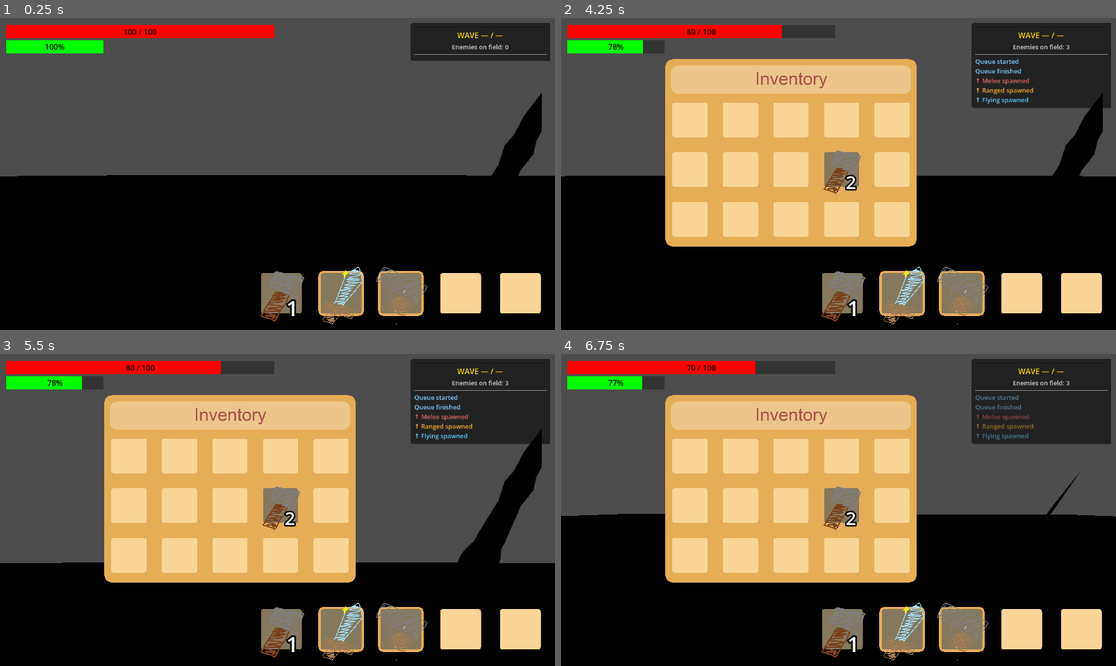
Above: before the commit, frames 1-4 (two rows, left to right).
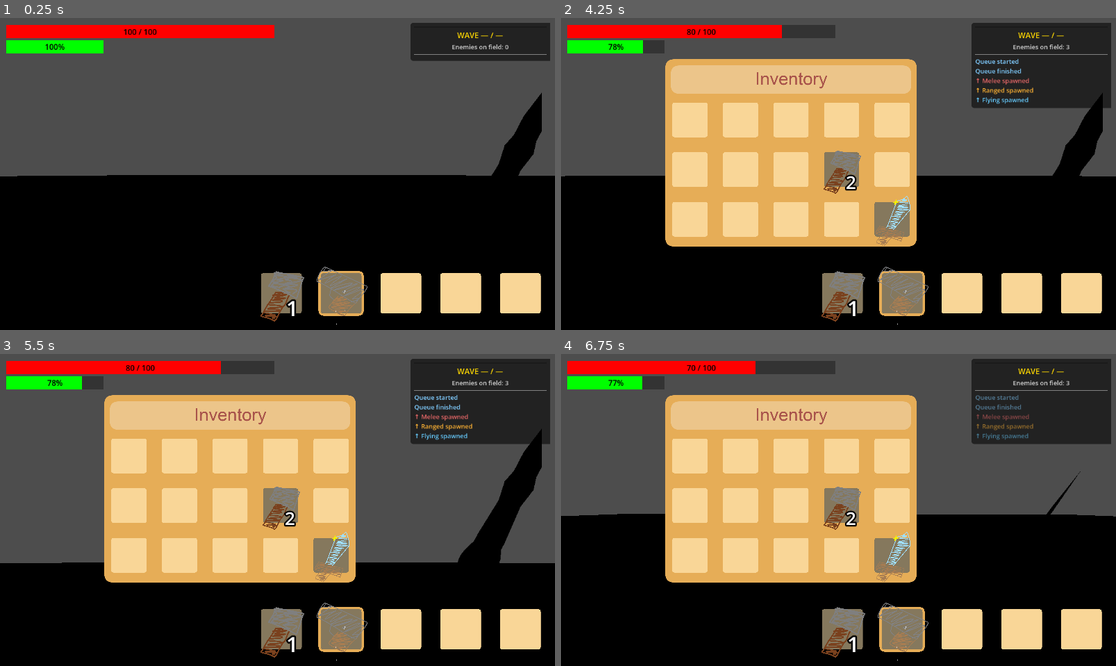
Above: after the commit, the same moments.

Repository: Duckayy/airborne
Game: Godot game, scene res://Enemy Test Spawning Arena/EnemySpawnTestArena.tscn
Same seed, same stepped clock (60 frames per second), same inputs: the game is played once before the commit and once after it.
Inputs (mouse positions are in pixels of both pictures, inside the frame that each line leads up to):
- Up to frame 1 (0.25 s): no input
- Up to frame 2 (4.25 s): tap Enter at 0.5 s; move the mouse to (866, 174) at 0.52 s; hold W (Move Forward) from 0.53 s (still down); tap Ctrl (Crouch) at 0.6 s; click (866, 174) at 0.67 s; tap Space (Jump) at 0.77, 1.52, 3.02, 3.77 s; move the mouse to (810, 174) at 1.27 s; click (810, 174) at 1.35 s; move the mouse to (849, 167) at 2.02 s; hold Shift (Sprint) 2.03-2.78 s; move the mouse to (832, 180) at 2.77 s; tap V (ToggleCamera) at 2.85 s; click (832, 180) at 2.92 s; move the mouse to (877, 177) at 3.52 s; tap F at 3.6 s; tap E (InventoryScreen) at 4.15 s
- Up to frame 3 (5.5 s): move the mouse to (127, 456) at 4.27 s; release W (Move Forward) at 4.28 s; hold A (Move Left) 4.28-5.03 s; tap Ctrl (Crouch) at 4.35 s; click (127, 456) at 4.42 s; tap Space (Jump) at 4.52 s; move the mouse to (177, 456) at 5.02 s; hold S (Move Backward) from 5.03 s (still down); click (177, 456) at 5.1 s
- Up to frame 4 (6.75 s): move the mouse to (788, 456) at 5.77 s; release S (Move Backward) at 5.78 s; hold D (Move Right) 5.78-6.53 s; tap Shift (Sprint) at 5.85 s; click (788, 456) at 5.92 s; tap Space (Jump) at 6.02 s; move the mouse to (844, 456) at 6.52 s; hold W (Move Forward) from 6.53 s (still down); hold V (ToggleCamera) from 6.53 s (still down); click (844, 456) at 6.67 s

The runs differ from the first frame. In frame 1, 1.7% of the frame differs, in the area x 57-77%, y 79-99%; in frame 2, 2.4%, in the area x 56-77%, y 57-99%; in frame 3, 2.4%; in frame 4, 2.4%.

Commit message:
WeaponTesting
Created weapon testing scene

Diff:
--- a/airborne/Data/Inventory/InventoryData.json
+++ b/airborne/Data/Inventory/InventoryData.json
@@ -8,6 +8,13 @@
 	},
 	{
 		"item_category": "Item",
+		"item_name": "Sword",
+		"item_quantity": 1,
+		"slot_index": 14,
+		"stack_size": 1
+	},
+	{
+		"item_category": "Item",
 		"item_name": "Hammer",
 		"item_quantity": 1,
 		"slot_index": 15,
@@ -15,16 +22,9 @@
 	},
 	{
 		"item_category": "Item",
-		"item_name": "Sword",
+		"item_name": "Gun",
 		"item_quantity": 1,
 		"slot_index": 16,
 		"stack_size": 1
-	},
-	{
-		"item_category": "Item",
-		"item_name": "Gun",
-		"item_quantity": 1,
-		"slot_index": 17,
-		"stack_size": 1
 	}
 ]
--- /dev/null
+++ b/airborne/Models/Viewmodels/Weapons/Scenes/WeaponTesting.tscn
@@ -0,0 +1,27 @@
+[gd_scene format=3 uid="uid://cj6mrrxffwao3"]
+
+[ext_resource type="PackedScene" uid="uid://bngbegk1f5iue" path="res://Player/Player.tscn" id="1_vrqqo"]
+[ext_resource type="Script" uid="uid://4sk8qdawuu4v" path="res://Weapons/scripts/components/hitscan.gd" id="2_e68bl"]
+
+[sub_resource type="WorldBoundaryShape3D" id="WorldBoundaryShape3D_51ri8"]
+
+[sub_resource type="PlaneMesh" id="PlaneMesh_vrqqo"]
+
+[node name="WeaponTesting" type="Node3D" unique_id=654630317]
+
+[node name="StaticBody3D" type="StaticBody3D" parent="." unique_id=917321933 groups=["Enemy"]]
+transform = Transform3D(11.24, 0, 0, 0, 11.24, 0, 0, 0, 11.24, 0, -2.304862, 0)
+
+[node name="CollisionShape3D" type="CollisionShape3D" parent="StaticBody3D" unique_id=266951857]
+transform = Transform3D(0.08896797, 0, 0, 0, 0.08896797, 0, 0, 0, 0.08896797, 0, 0, 0)
+shape = SubResource("WorldBoundaryShape3D_51ri8")
+debug_color = Color(0, 0.6, 0.69803923, 1)
+
+[node name="MeshInstance3D" type="MeshInstance3D" parent="StaticBody3D" unique_id=1319380816]
+mesh = SubResource("PlaneMesh_vrqqo")
+
+[node name="PLAYER" parent="." unique_id=421517997 instance=ExtResource("1_vrqqo")]
+
+[node name="RayCast3D" type="RayCast3D" parent="PLAYER" unique_id=2038593760]
+transform = Transform3D(11.24, 0, 0, 0, 11.24, 0, 0, 0, 11.24, 0, -2.304862, 0)
+script = ExtResource("2_e68bl")
--- a/airborne/Player/Player.tscn
+++ b/airborne/Player/Player.tscn
@@ -6,6 +6,7 @@
 [ext_resource type="PackedScene" uid="uid://dfjrwdwwa8kc5" path="res://Weapons/scenes/MeleeHitbox.tscn" id="2_vlldt"]
 [ext_resource type="AnimationLibrary" uid="uid://d0vrwyywm5b78" path="res://Animation/Libraries/WeaponAttacksWorld.res" id="3_8g4oa"]
 [ext_resource type="PackedScene" uid="uid://dqqxh2o6fjvrh" path="res://Models/Rangerv2.glb" id="3_tok1r"]
+[ext_resource type="Script" uid="uid://4sk8qdawuu4v" path="res://Weapons/scripts/components/hitscan.gd" id="4_0j2ni"]
 [ext_resource type="Script" uid="uid://c5p5oc5sc72fx" path="res://DebugMenu/debug_menu.gd" id="4_6ysni"]
 [ext_resource type="Script" uid="uid://c4ng1dubces56" path="res://DebugMenu/debug_panel_player.gd" id="5_vlldt"]
 [ext_resource type="Script" uid="uid://bas4t35uiaa50" path="res://DebugMenu/debug_panel_spawn.gd" id="6_s1rgi"]
@@ -64,13 +65,15 @@
 
 [node name="WeaponHolder" type="Node3D" parent="Head/Camera3D" unique_id=1097903957 groups=["Player", "player"]]
 transform = Transform3D(0.9999999, 0, 0, 0, -4.371139e-08, 1.0000001, 0, -1, -4.3711392e-08, 0.36545807, -0.26108575, 0)
+visible = false
 
 [node name="AnimationPlayer" type="AnimationPlayer" parent="Head/Camera3D/WeaponHolder" unique_id=433821552]
 libraries/ = SubResource("AnimationLibrary_vlldt")
 libraries/WeaponAttacksWorld = ExtResource("3_8g4oa")
 
-[node name="RayCast3D" type="RayCast3D" parent="Head/Camera3D" unique_id=1743251067]
+[node name="RayCast3D" type="RayCast3D" parent="Head/Camera3D" unique_id=1743251067 groups=["Player"]]
 collision_mask = 2
+script = ExtResource("4_0j2ni")
 
 [node name="CanvasLayer" type="CanvasLayer" parent="." unique_id=1524351219]
 
--- a/airborne/Weapons/scripts/components/hitscan.gd
+++ b/airborne/Weapons/scripts/components/hitscan.gd
@@ -6,6 +6,10 @@
 # Called when the node enters the scene tree for the first time.
 func _ready() -> void:
 	pass # Replace with function body.
+
+func _process(_delta: float) -> void:
+	shoot()
+	pass
 
 func shoot() -> void:
 	force_raycast_update()
